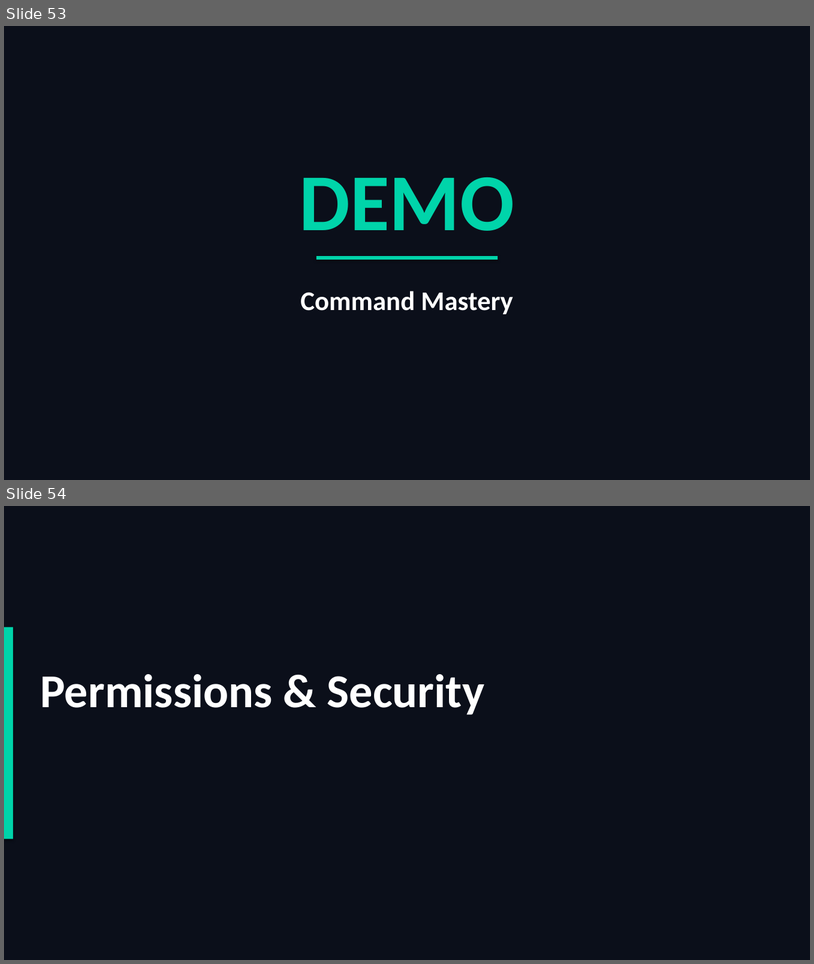
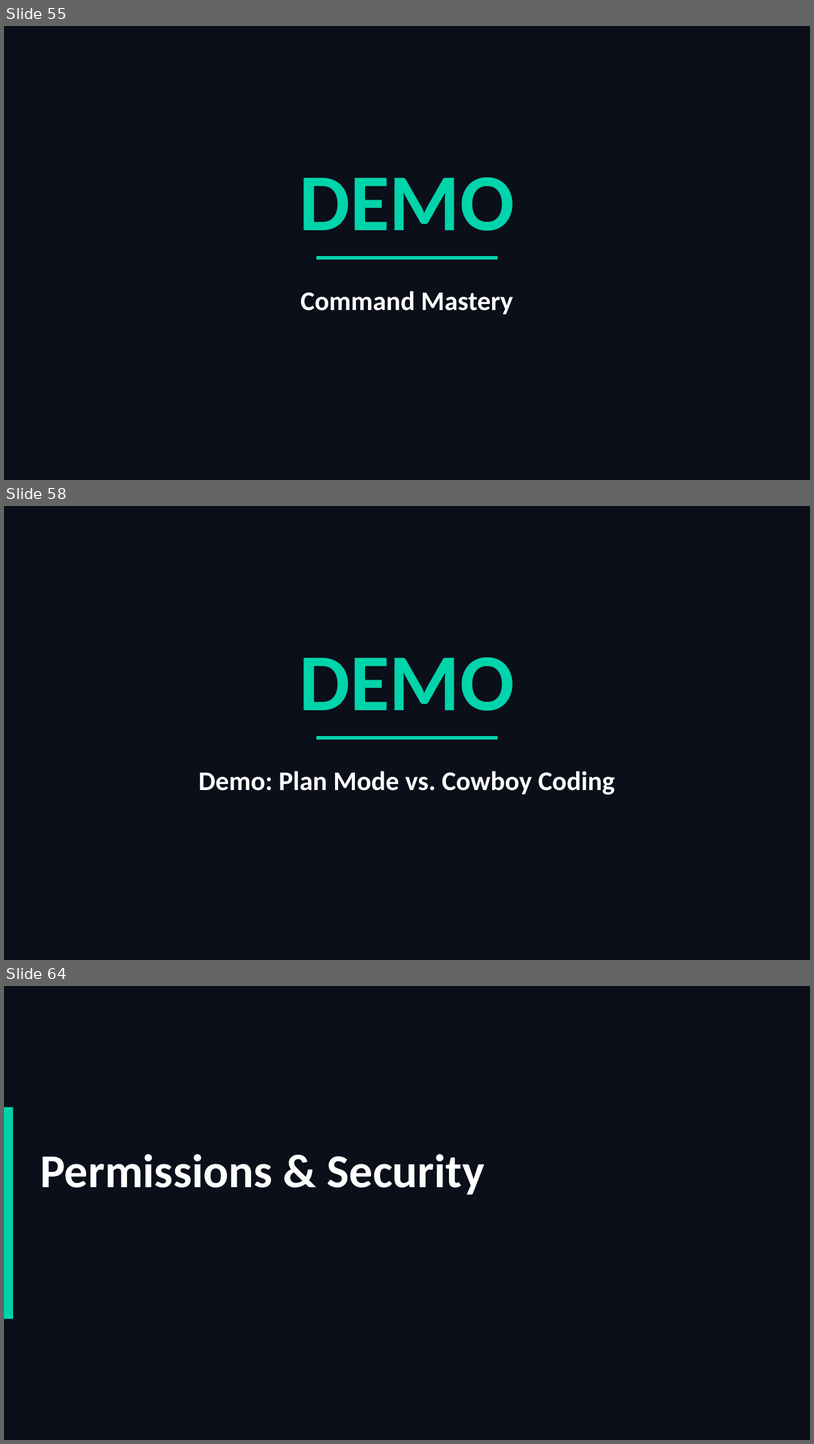
Before and after one commit to scottrhay/AIA-ClaudeCopilot, a slide deck: slides/Day2_Claude_Code_Fundamentals.pptx. Shown one above the other, each under a label of ours: slides 53 and 54 before the commit, slides 55, 58 and 64 after it; the slides between them are not shown. The pictures are 814x964 and 814x1444 pixels, drawn with LibreOffice and Linux fonts; fonts in the diff are those of the drawing. Boxes give left, top, right and bottom in pixels: in the first picture for what was removed or moved away, otherwise in the second. Text is boxed around its words. In the diff, an @@ line names an element or a change of style, - is before the commit and + after.

```diff
--- a/slides/Day2_Claude_Code_Fundamentals.pptx
+++ b/slides/Day2_Claude_Code_Fundamentals.pptx
@@ slide 58 added at <box>4,506,810,960</box>, background #0B0F1A @@
@@ text added at <box>300,657,515,711</box>, 96 pt, text #00D4AA, bold @@
+DEMO
@@ rectangle added at <box>317,736,498,739</box>, fill #00D4AA @@
@@ text added at <box>198,771,615,795</box>, 32 pt, text #FFFFFF, bold @@
+Demo: Plan Mode vs. Cowboy Coding
@@ what was slide 53 is now slide 55 @@
@@ what was slide 54 is now slide 64 @@
```
Also in this commit, not shown: 11 other slides added, 1 other file.
